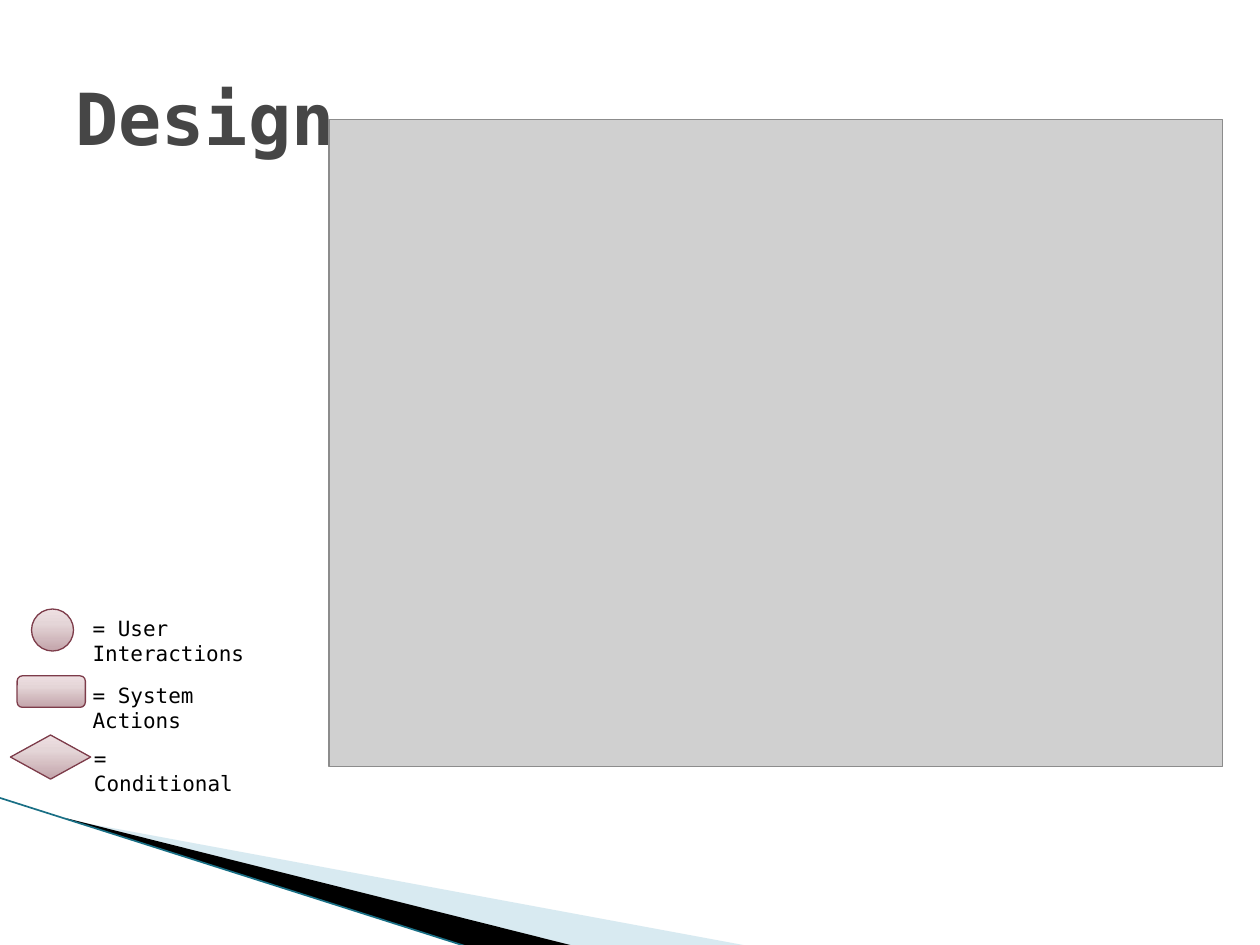
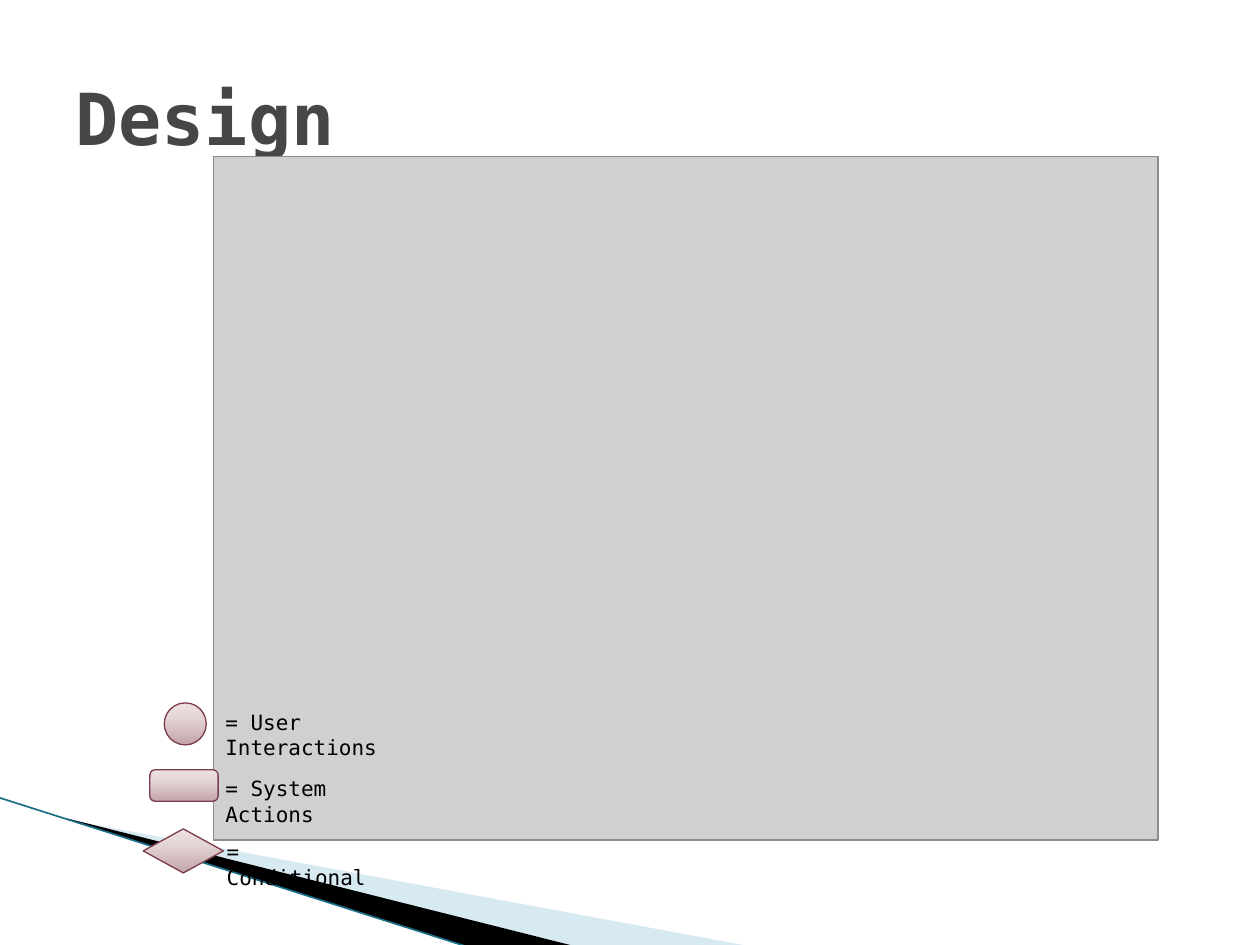
Before and after one commit to vfasburg/cse_825, a slide deck: slide 11 of Project/Final_Project_Presentation_Fasburg_Reiff_Thomas.pptx. Drawn at 1260x945 pixels with LibreOffice and Linux fonts; fonts in the diff are those of the drawing; grey boxes stand for pictures; background and template pictures are left out. Boxes give left, top, right and bottom in pixels: in the first picture for what was removed or moved away, otherwise in the second. Text is boxed around its words. In the diff, an @@ line names an element or a change of style, - is before the commit and + after.

```diff
--- a/Project/Final_Project_Presentation_Fasburg_Reiff_Thomas.pptx
+++ b/Project/Final_Project_Presentation_Fasburg_Reiff_Thomas.pptx
@@ picture: place and size @@
-picture at [329,120,1222,767]
+picture at [214,156,1158,840]
@@ 3 texts, 1 ellipse, 1 rounded rectangle: place and size @@
-3 texts, 1 ellipse, 1 rounded rectangle at [18,609,245,792]
+3 texts, 1 ellipse, 1 rounded rectangle at [150,703,377,890]
@@ diamond: place and size @@
-diamond at [10,735,91,779]
+diamond at [144,829,224,873]
```
Also in this commit, not shown: 2 other slides changed.
